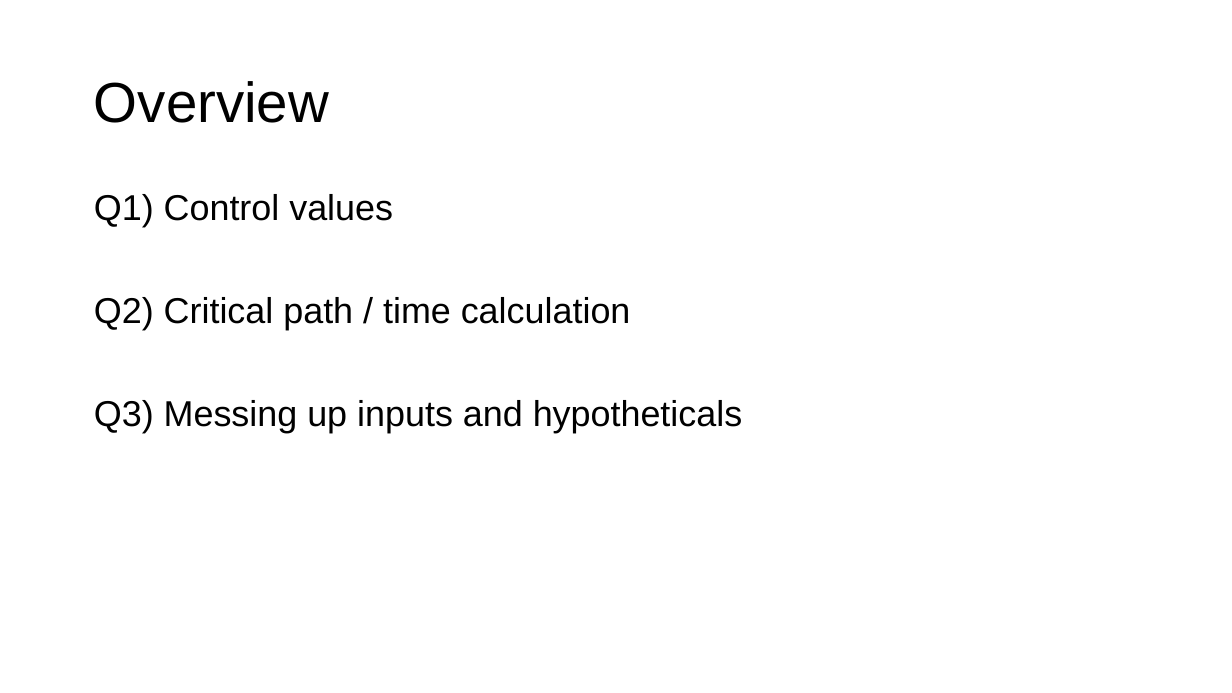
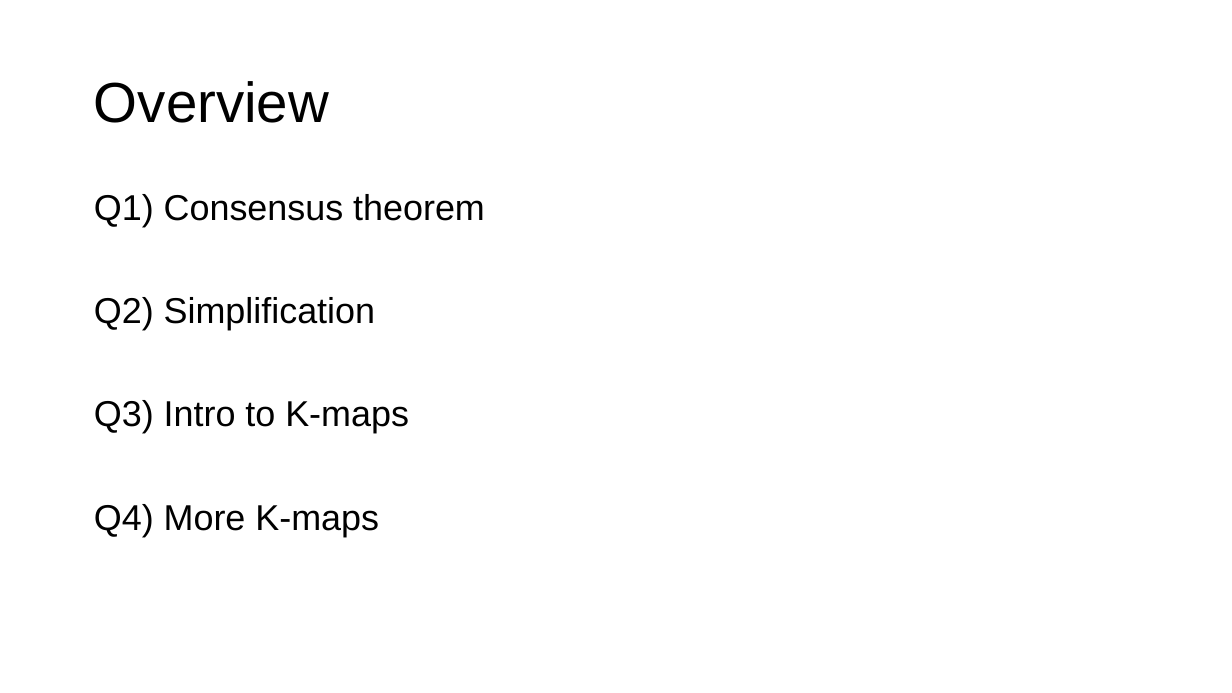
Before and after one commit to theodoreleebrant/TA-2425S1, a slide deck: slide 3 of CS2100/CS2100 Tutorial 6.pptx. Drawn at 1232x693 pixels with LibreOffice and Linux fonts; fonts in the diff are those of the drawing. Boxes give left, top, right and bottom in pixels: in the first picture for what was removed or moved away, otherwise in the second. Text is boxed around its words. In the diff, an @@ line names an element or a change of style, - is before the commit and + after.

Commit message:
Fix intro slide

```diff
--- a/CS2100/CS2100 Tutorial 6.pptx
+++ b/CS2100/CS2100 Tutorial 6.pptx
@@ text at (94, 194, 485, 537): text changed @@
-Q1) Control values
-Q2) Critical path / time calculation
-Q3) Messing up inputs and hypotheticals
+Q1) Consensus theorem
+Q2) Simplification
+Q3) Intro to K-maps
+Q4) More K-maps
```
Also in this commit, not shown: 1 other slide changed.
